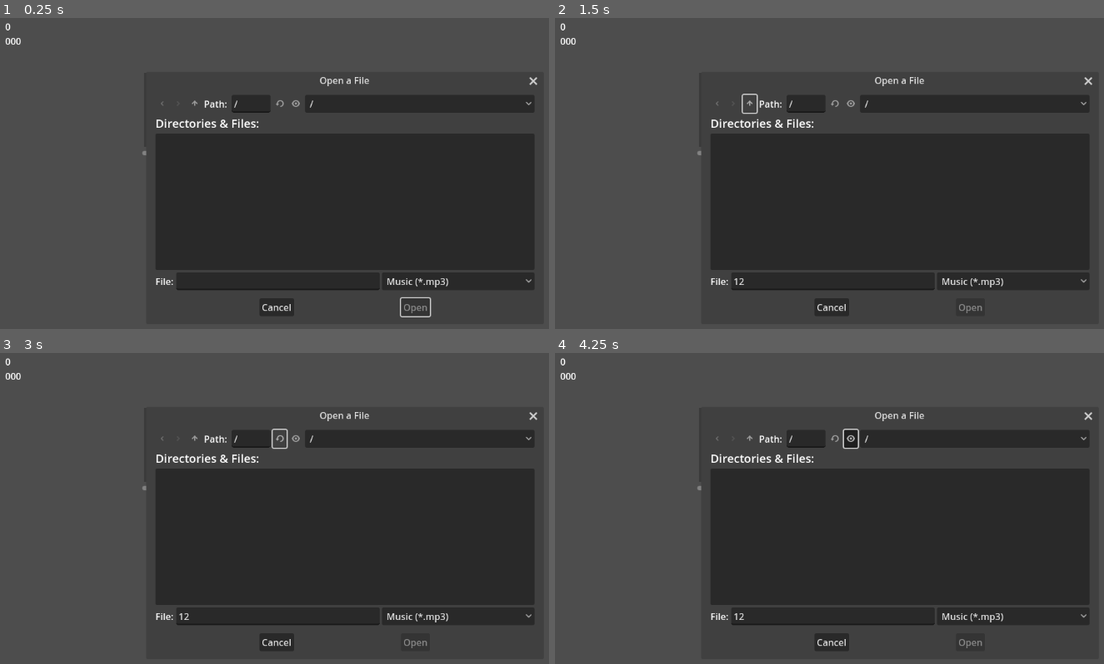
Above: before the commit, frames 1-4 (two rows, left to right).
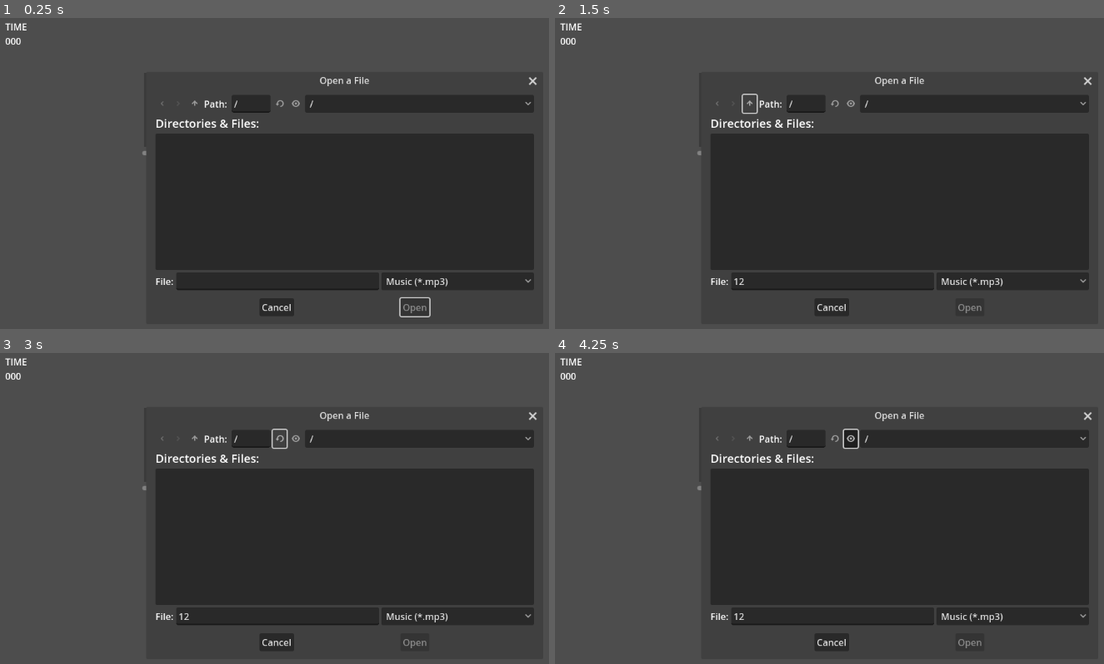
Above: after the commit, the same moments.

Repository: KindaWrks/Music-Player
Game: Godot game, scene res://MusicNode.tscn
Two runs of this game, one before a commit and one after it. Both use one fixed random seed, a clock stepped at 60 frames per second and the inputs below. The project has no main scene, so this scene is started directly.
Inputs (mouse positions are in pixels of both pictures, inside the frame that each line leads up to):
- Up to frame 1 (0.25 s): no input
- Up to frame 2 (1.5 s): click (834, 282) at 0.52 s; type "12" at 0.6 s; click (747, 105) at 1.25 s
- Up to frame 3 (3 s): click (192, 440) at 2 s; click (279, 440) at 2.75 s
- Up to frame 4 (4.25 s): click (851, 440) at 3.5 s

The runs differ from the first frame. In frame 1, 0.3% of the frame differs, in the area x 0-98%, y 1-97%; in frame 2, 0.3%; in frame 3, 0.3%; in frame 4, 0.3%.

Commit message:
update to time labels
Made a if statement to stop null and moved total along with time to an if statement for when file is played.

Diff:
--- a/MusicNode.gd
+++ b/MusicNode.gd
@@ -22,7 +22,10 @@
 # Called every frame. 'delta' is the elapsed time since the previous frame.
 func _process(_delta):
 	music_label.text = fd_open.current_file.get_basename() #Gets the current file and removes the .MP3
-	music_time_label.text = str(int($AudioStreamPlayer.get_playback_position())) #Make time count in int rather then flaot
+
+	if $AudioStreamPlayer.playing: #Make time count down in int rather then float and show total time
+		music_time_label.text = str(int($AudioStreamPlayer.stream.get_length()) - int($AudioStreamPlayer.get_playback_position()))
+		music_total_time.text = str(int($AudioStreamPlayer.stream.get_length()))
 
 func _on_fd_open_file_selected(path):
 	var snd_file = FileAccess.open(path, FileAccess.READ) #Open path and reaf from the file
@@ -32,7 +35,7 @@
 	$AudioStreamPlayer.stream = stream  #The loaded song in memeory
 	$AudioStreamPlayer.play()
 	music_label.visible = true
-	music_total_time.text = str(int($AudioStreamPlayer.stream.get_length()))
+
 
 
 func _on_h_slider_value_changed(value: float):
